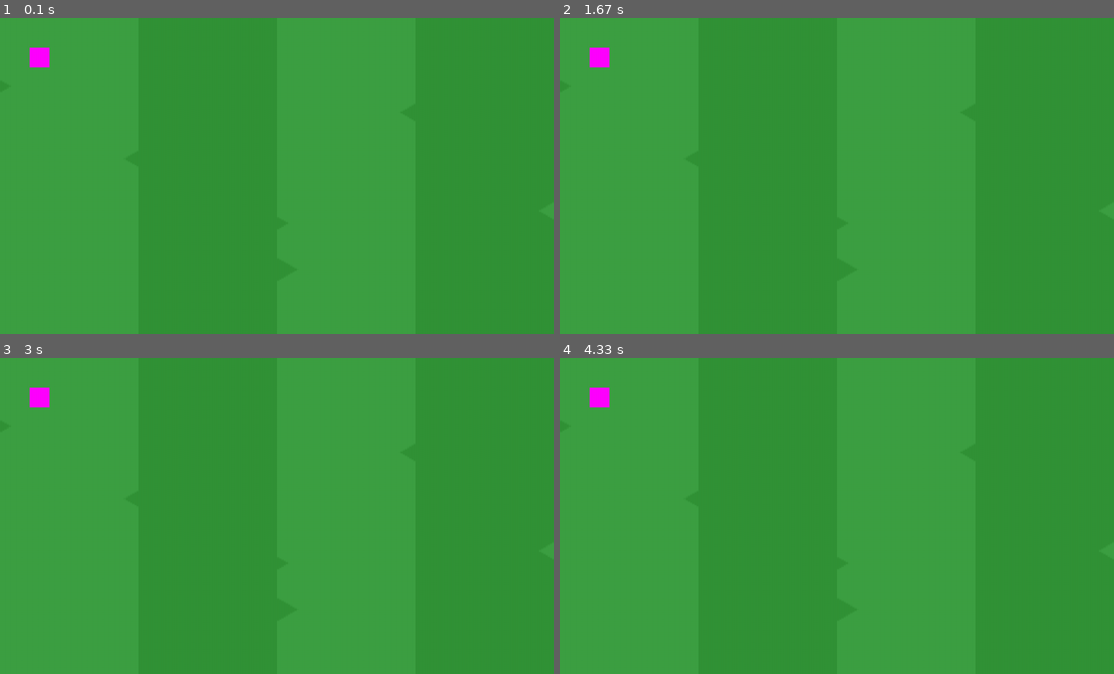
Above: before the commit, frames 1-4 (two rows, left to right).
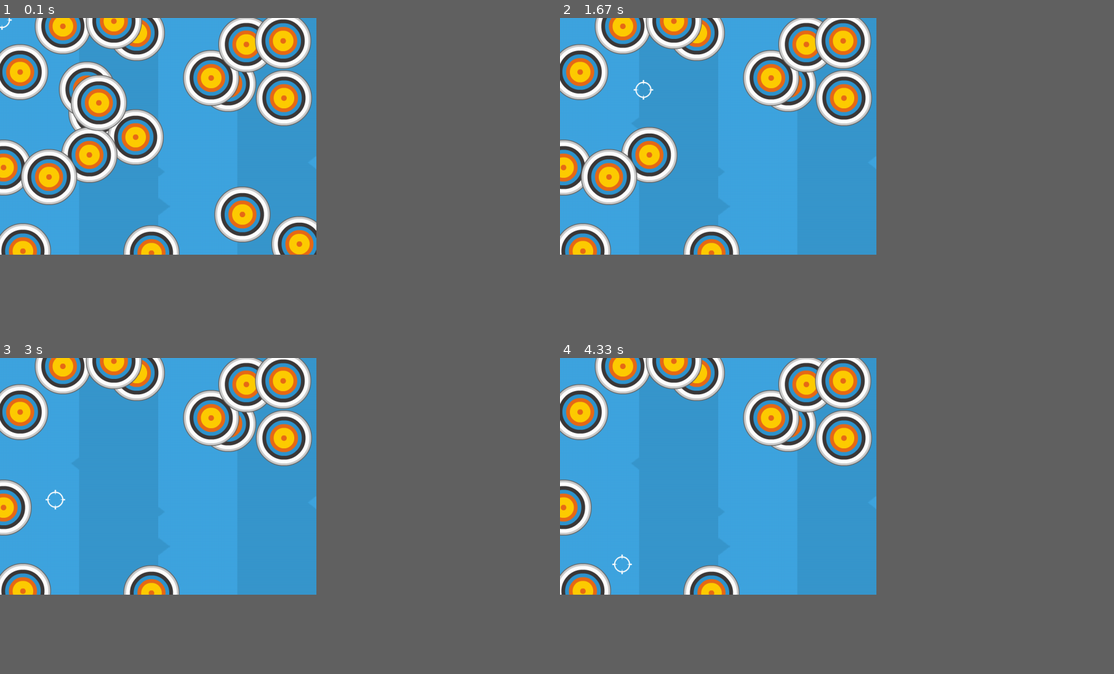
Above: after the commit, the same moments.

Repository: Rasluka/py_game_practice
Game: pygame game, started from 03_sprites/app.py
The game is run twice, just before and just after one commit, with the same random seed, the same clock (stepped at 60 frames per second) and the same inputs.
Inputs (mouse positions are in pixels of both pictures, inside the frame that each line leads up to):
- Up to frame 1 (0.1 s): no input
- Up to frame 2 (1.67 s): click (720, 134) at 0.38 s; click (748, 188) at 0.72 s; click (831, 220) at 1.05 s; click (643, 90) at 1.38 s
- Up to frame 3 (3 s): click (155, 506) at 1.72 s; click (110, 427) at 2.05 s; click (265, 538) at 2.38 s; click (55, 500) at 2.72 s
- Up to frame 4 (4.33 s): click (626, 430) at 3.05 s; click (643, 519) at 3.38 s; click (831, 531) at 3.72 s; click (620, 563) at 4.05 s
In our replay, the window is 900x514 before the commit and 514x385 after it. These sizes can differ from the game's own. Grey fills any space a smaller window leaves; there, only what the larger window draws over its background counts as a difference.

The runs differ from the first frame. In frame 1, 43% of the frame differs, in the area x 0-58%, y 0-75%; in frame 2, 43%; in frame 3, 43%; in frame 4, 43%.

Commit message:
Sixth commit

Diff:
--- a/03_sprites/app.py
+++ b/03_sprites/app.py
@@ -1,12 +1,28 @@
 import sys
 import pygame
+from pygame import mixer
+import random
 
 
 class Crosshair(pygame.sprite.Sprite):
-    def __init__(self, width, height, pos_x, pos_y, color):
+    def __init__(self, picture_path):
         super().__init__()
-        self.image = pygame.Surface([width, height])
-        self.image.fill(color)
+        self.image = pygame.image.load(picture_path)
+        self.rect = self.image.get_rect()
+        self.gun_shoot = mixer.Sound('./sound_files/gunshot.wav')
+
+    def shoot(self):
+        self.gun_shoot.play()
+        pygame.sprite.spritecollide(crosshair, target_group, True)
+
+    def update(self):
+        self.rect.center = pygame.mouse.get_pos()
+
+
+class Target(pygame.sprite.Sprite):
+    def __init__(self, picture_path, pos_x, pos_y):
+        super().__init__()
+        self.image = pygame.image.load(picture_path)
         self.rect = self.image.get_rect()
         self.rect.center = [pos_x, pos_y]
 
@@ -16,16 +32,23 @@
 clock = pygame.time.Clock()
 
 # Game screen
-screen_width = 1400
-screen_height = 800
+screen_width = 800
+screen_height = 600
 screen = pygame.display.set_mode((screen_width, screen_height))
-background = pygame.image.load('./img_files/bg_green.png')
+background = pygame.image.load('./img_files/bg_blue.png')
 background = pygame.transform.scale(background, (screen_width, screen_height))
+pygame.mouse.set_visible(False)
 
 # Crosshair
-crosshair = Crosshair(50, 50, 100, 100, (255, 0, 255))
+crosshair = Crosshair('./img_files/crosshair_white.png')
 crosshair_group = pygame.sprite.Group()
 crosshair_group.add(crosshair)
+
+# Target
+target_group = pygame.sprite.Group()
+for target in range(20):
+    new_target = Target('./img_files/target.png', random.randrange(0, screen_width), random.randrange(0, screen_height))
+    target_group.add(new_target)
 
 while True:
     for event in pygame.event.get():
@@ -33,7 +56,12 @@
             pygame.quit()
             sys.exit()
 
+        if event.type == pygame.MOUSEBUTTONDOWN:
+            crosshair.shoot()
+
     pygame.display.flip()
     screen.blit(background, (0, 0))
+    target_group.draw(screen)
     crosshair_group.draw(screen)
+    crosshair_group.update()
     clock.tick(60)
Binary file added: 03_sprites/img_files/bg_blue.png
Binary file added: 03_sprites/img_files/crosshair.png
Binary file added: 03_sprites/img_files/crosshair_white.png
Binary file added: 03_sprites/img_files/target.png
Not shown, added: 03_sprites/sound_files/gunshot.wav
Not shown, added: 03_sprites/sound_files/shoot.wav
